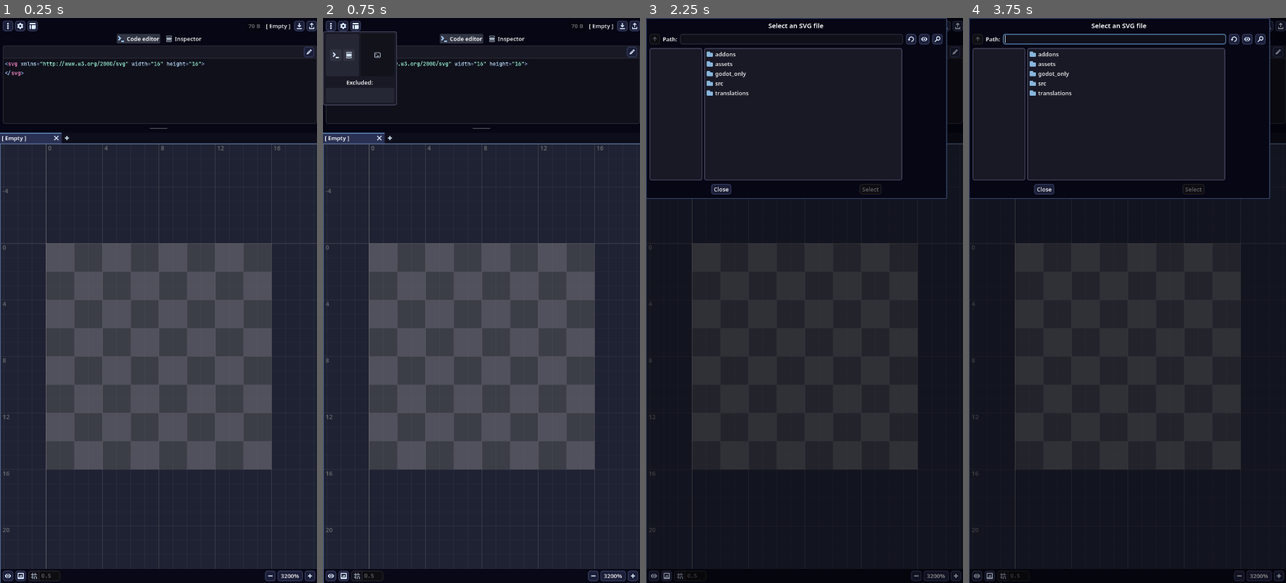
Above: before the commit, frames 1-4 (left to right).
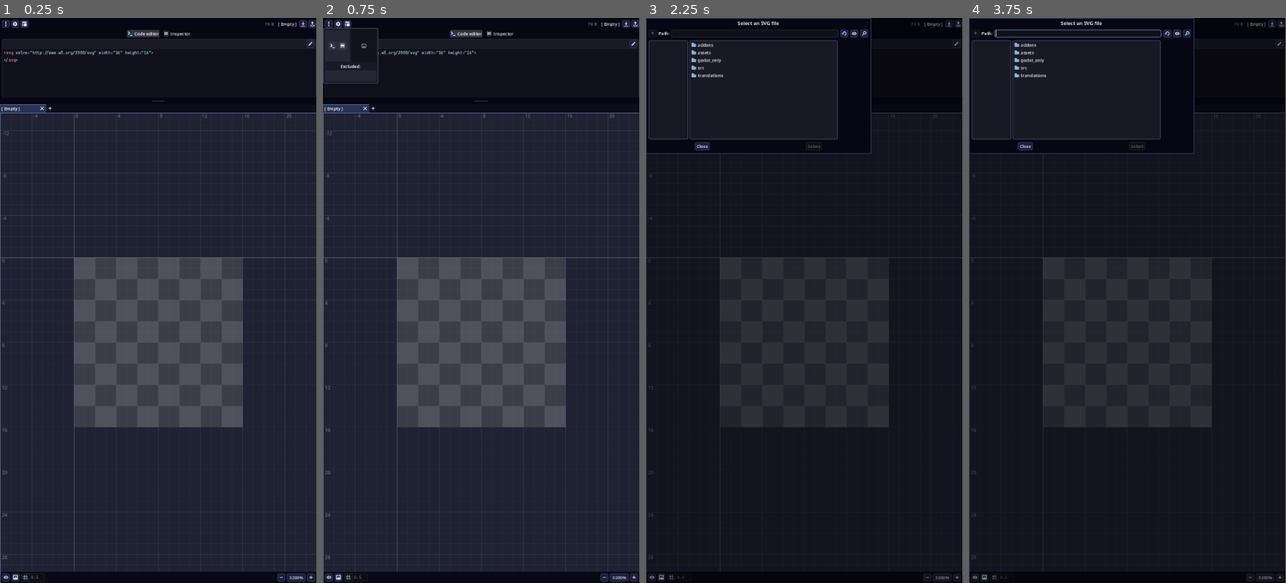
Above: after the commit, the same moments.

Repository: syntaxerror247/VectorTouch
Game: Godot game, scene res://src/ui_parts/editor_scene.tscn
Same seed, same stepped clock (60 frames per second), same inputs: the game is played once before the commit and once after it.
Inputs (mouse positions are in pixels of both pictures, inside the frame that each line leads up to; where the layout moved, square brackets give the same spot in the first picture):
- Up to frame 1 (0.25 s): no input
- Up to frame 2 (0.75 s): click (348, 23) [354, 23] at 0.5 s
- Up to frame 3 (2.25 s): click "[ Empty ]" at 1.25 s; click (950, 23) [943, 23] at 2 s
- Up to frame 4 (3.75 s): click (1282, 23) [1279, 23] at 2.75 s; click "Inspector" at 3.5 s
The window is 450x800 before the commit and 449x800 after it. Grey fills any space a smaller window leaves; there, only what the larger window draws over its background counts as a difference.

The runs differ from the first frame. In frame 1, 19% of the frame differs, in the area x 0-100%, y 0-100%; in frame 2, 20%; in frame 3, 9.2%; in frame 4, 9.7%.

Commit message:
Add setting for custom UI scaling

Diff:
--- a/project.godot
+++ b/project.godot
@@ -11,7 +11,7 @@
 [application]
 
 config/name="GodSVG Mobile"
-config/version="1.0-alpha1"
+config/version="1.0-alpha2"
 config/tags=PackedStringArray("application", "mobile", "project")
 run/main_scene="uid://bihwwoedqcyo8"
 config/use_custom_user_dir=true
--- a/src/autoload/HandlerGUI.gd
+++ b/src/autoload/HandlerGUI.gd
@@ -365,33 +365,44 @@
 	return maxf(snappedf(get_max_ui_scale() / 2.0 - 0.125, 0.25), 0.75)
 
 func get_auto_ui_scale() -> float:
-	# Usable rect might not be reliable on web, so attempt to use devicePixelRatio.
-	if OS.get_name() == "Web":
-		var pixel_ratio: float = JavaScriptBridge.eval("window.devicePixelRatio || 1", true)
-		if is_finite(pixel_ratio):
-			return snappedf(pixel_ratio, 0.25)
-
-	var screen_size := get_usable_rect()
-	if screen_size.x == 0 or screen_size.y == 0:
-		return 1.0
-
-	# The wider the screen, the bigger the automatically chosen UI scale.
-	var aspect_ratio := screen_size.aspect()
-	var auto_scale := get_max_ui_scale() * clampf(aspect_ratio * 0.375, 0.6, 0.8)
-	if OS.get_name() == "Android":
-		auto_scale *= 1.1  # Default to giving mobile a bit more space.
-	return clampf(snappedf(auto_scale, 0.25), get_min_ui_scale(), get_max_ui_scale())
+	var dpi := DisplayServer.screen_get_dpi(DisplayServer.window_get_current_screen())
+	print(dpi)
+	if dpi <= 120:
+		return 0.75  # ldpi
+	elif dpi <= 160:
+		return 1.0   # mdpi
+	elif dpi <= 240:
+		return 1.5   # hdpi
+	elif dpi <= 320:
+		return 2.0   # xhdpi
+	elif dpi <= 400:
+		return 2.5
+	elif dpi <= 480:
+		return 3.0   # xxhdpi
+	elif dpi <= 640:
+		return 4.0   # xxxhdpi
+	else:
+		return 5.0
 
 
 func update_ui_scale() -> void:
 	var window := get_window()
 	if not window.is_node_ready():
 		await window.ready
-	if Configs.savedata.ui_scale == SaveData.ScalingApproach.AUTO:
-		window.content_scale_factor = _calculate_auto_scale()
-	else:
-		var final_scale := minf(Configs.savedata.ui_scale, 4.0)
-		window.content_scale_factor = final_scale
+	var ui_scaling_approach := Configs.savedata.ui_scale
+	var final_scale: float
+	match ui_scaling_approach:
+		SaveData.ScalingApproach.AUTO: final_scale = get_auto_ui_scale()
+		SaveData.ScalingApproach.CONSTANT_075: final_scale = 0.75
+		SaveData.ScalingApproach.CONSTANT_100: final_scale = 1.0
+		SaveData.ScalingApproach.CONSTANT_125: final_scale = 1.25
+		SaveData.ScalingApproach.CONSTANT_150: final_scale = 1.50
+		SaveData.ScalingApproach.CONSTANT_175: final_scale = 1.75
+		SaveData.ScalingApproach.CONSTANT_200: final_scale = 2.0
+		SaveData.ScalingApproach.CONSTANT_250: final_scale = 2.5
+		SaveData.ScalingApproach.CONSTANT_300: final_scale = 3.0
+		SaveData.ScalingApproach.CONSTANT_400: final_scale = 4.0
+	window.content_scale_factor = final_scale
 
 
 func prompt_quit() -> void:
@@ -482,25 +493,6 @@
 	confirm_dialog.setup(Translator.translate("Export SVG"), message,
 			Translator.translate("Export"), FileUtils.open_export_dialog.bind(svg_export_data))
 
-func _calculate_auto_scale() -> float:
-	var dpi := DisplayServer.screen_get_dpi(DisplayServer.window_get_current_screen())
-
-	#if dpi <= 120:
-		#return 0.75  # ldpi
-	if dpi <= 160:
-		return 1.0  # mdpi (baseline)
-	elif dpi <= 240:
-		return 1.5  # hdpi
-	elif dpi <= 320:
-		return 2.0  # xhdpi
-	elif dpi <= 480:
-		return 3.0  # xxhdpi
-	elif dpi <= 640:
-		return 4.0  # xxxhdpi
-	else:
-		return 5.0  # Beyond xxxhdpi
-
-
 func update_window_title() -> void:
 	if Configs.savedata.use_filename_for_window_title and\
 	not Configs.savedata.get_active_tab().svg_file_path.is_empty():
--- a/src/ui_parts/settings_menu.gd
+++ b/src/ui_parts/settings_menu.gd
@@ -246,6 +246,26 @@
 			add_advice(Translator.translate(
 					"Changes the visual size and grabbing area of handles."))
 
+			current_setup_setting = "ui_scale"
+			var dropdown_values := [
+				SaveData.ScalingApproach.AUTO,
+				SaveData.ScalingApproach.CONSTANT_150,
+				SaveData.ScalingApproach.CONSTANT_175,
+				SaveData.ScalingApproach.CONSTANT_200,
+				SaveData.ScalingApproach.CONSTANT_250,
+				SaveData.ScalingApproach.CONSTANT_300
+			]
+			# Dictionary[SaveData.ScalingApproach, String]
+			var dropdown_map: Dictionary = {
+				SaveData.ScalingApproach.AUTO: "Auto (%d%%)" % int(HandlerGUI.get_auto_ui_scale() / 2.0 * 100),
+				SaveData.ScalingApproach.CONSTANT_150: "75%",
+				SaveData.ScalingApproach.CONSTANT_175: "88%",
+				SaveData.ScalingApproach.CONSTANT_200: "100%",
+				SaveData.ScalingApproach.CONSTANT_250: "125%",
+				SaveData.ScalingApproach.CONSTANT_300: "150%"
+			}
+			add_dropdown(Translator.translate("UI scale"), dropdown_values, dropdown_map)
+			add_advice(Translator.translate("Changes the scale factor for the interface."))
 			# Disable mouse wrap if not available.
 			if not DisplayServer.has_feature(DisplayServer.FEATURE_MOUSE_WARP):
 				wraparound_panning.permanent_disable_checkbox(false)
@@ -278,8 +298,7 @@
 	return frame
 
 # TODO Typed Dictionary wonkiness
-func add_dropdown(text: String, values: Array[Variant],
-value_text_map: Dictionary) -> Control:  # Dictionary[Variant, String]
+func add_dropdown(text: String, values: Array[Variant], value_text_map: Dictionary) -> Control:  # Dictionary[Variant, String]
 	var frame := SettingFrameScene.instantiate()
 	frame.text = text
 	setup_frame(frame)
